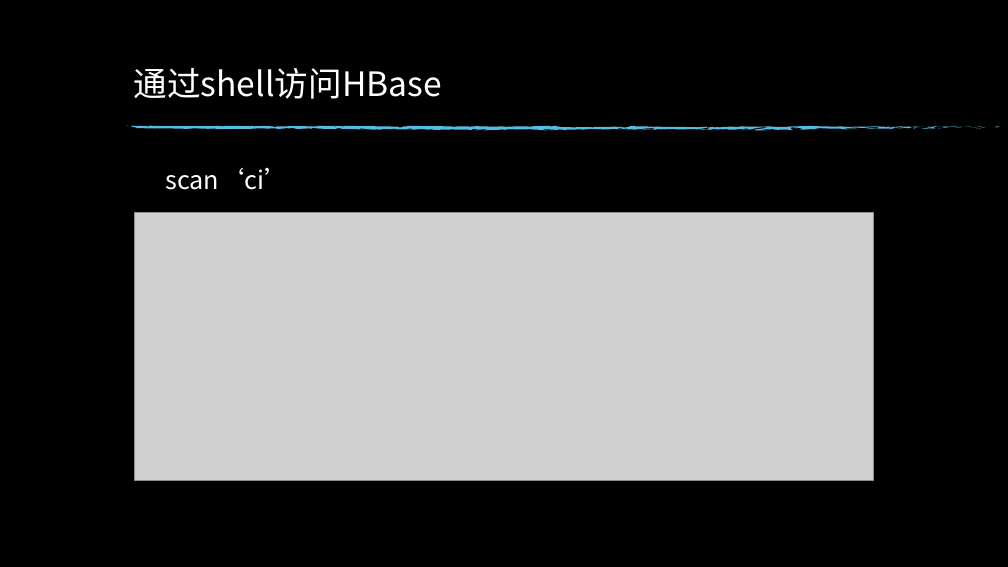
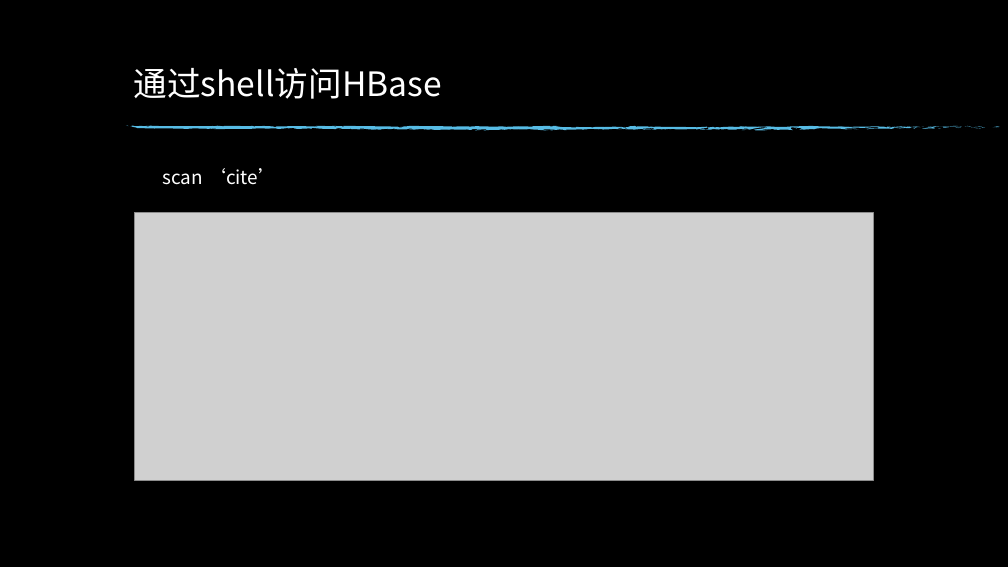
Before and after one commit to luminocean/cloud-computing, a slide deck: slide 16 of homework/实践1.pptx. Drawn at 1008x567 pixels with LibreOffice and Linux fonts; fonts in the diff are those of the drawing; grey boxes stand for pictures; background and template pictures are left out. Boxes give left, top, right and bottom in pixels: in the first picture for what was removed or moved away, otherwise in the second. Text is boxed around its words. In the diff, an @@ line names an element or a change of style, - is before the commit and + after.

```diff
--- a/homework/实践1.pptx
+++ b/homework/实践1.pptx
@@ text at (x1=163, y1=168, x2=277, y2=185): text changed; size 24 to 18 pt @@
-scan‘ci’
+scan ‘cite’
```
Also in this commit, not shown: 5 other slides changed.
